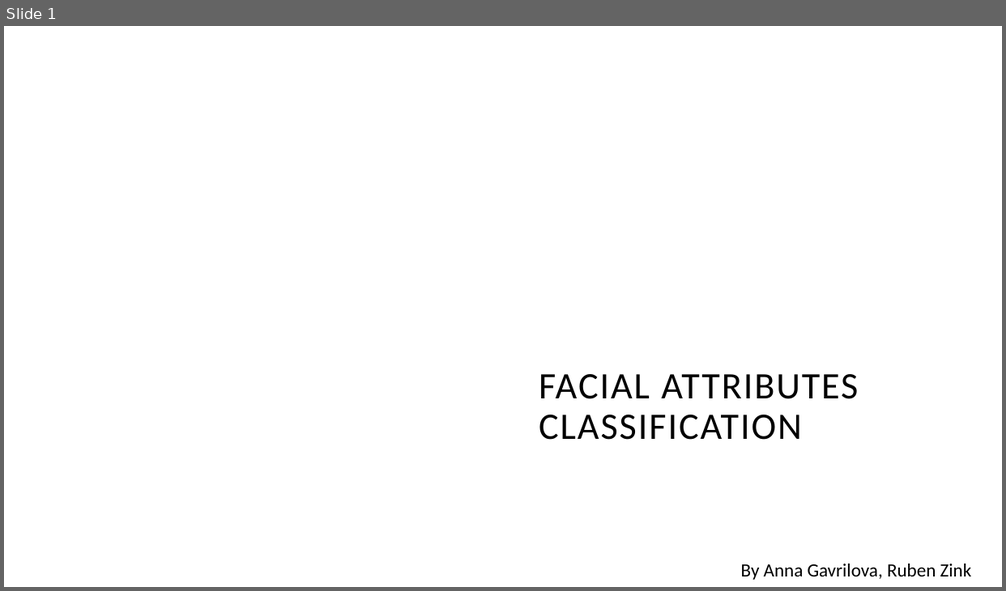
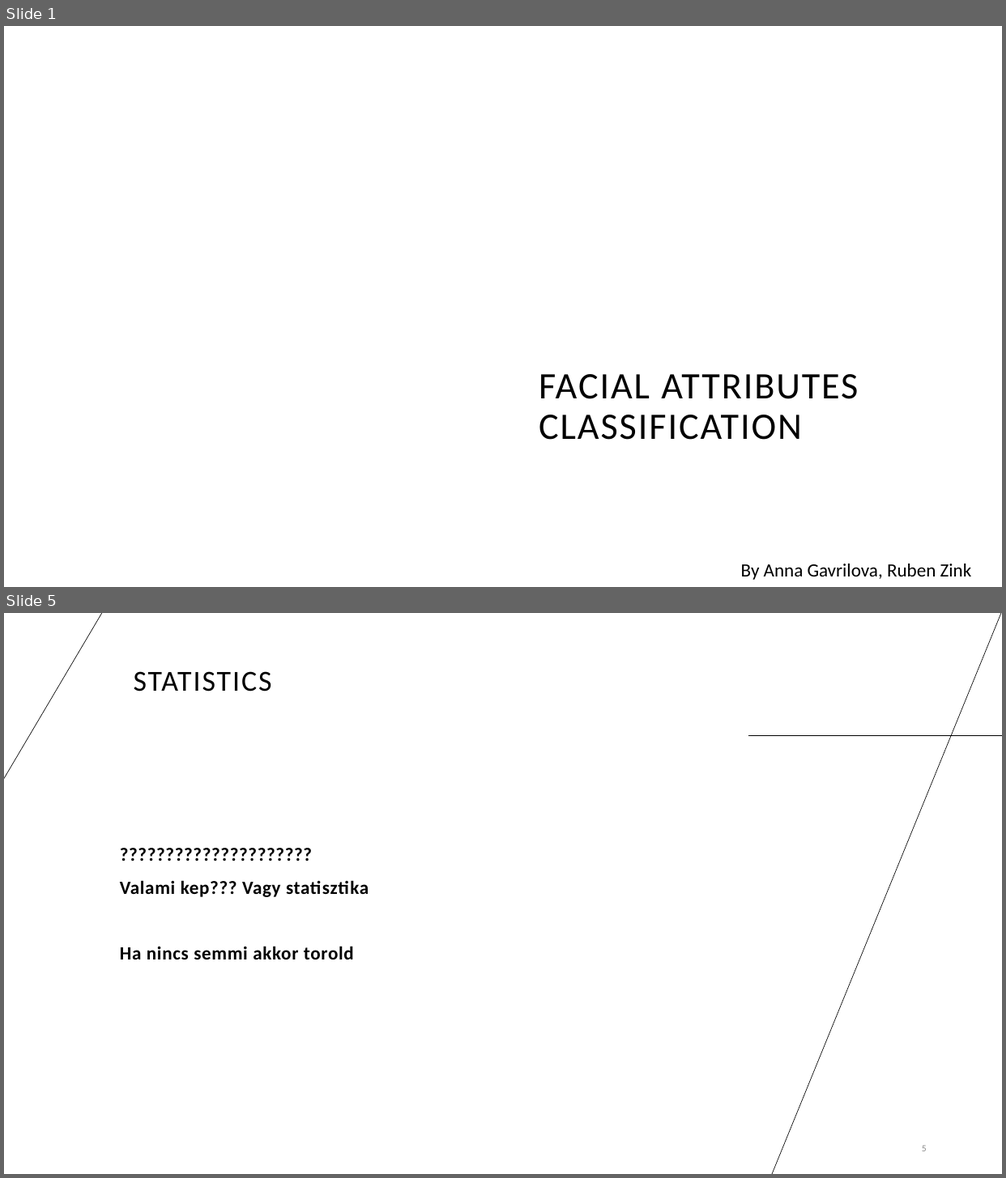
Before and after one commit to 176567/DeepLearningProject, a slide deck: FACIALATTRIBUTES-DL.pptx. Shown one above the other, each under a label of ours: slide 1 before the commit, slides 1 and 5 after it; the slides between them are not shown. The pictures are 1006x591 and 1006x1178 pixels, drawn with LibreOffice and Linux fonts; fonts in the diff are those of the drawing; background and template pictures are left out. Boxes give left, top, right and bottom in pixels: in the first picture for what was removed or moved away, otherwise in the second. Text is boxed around its words. In the diff, an @@ line names an element or a change of style, - is before the commit and + after.

```diff
--- a/FACIALATTRIBUTES-DL.pptx
+++ b/FACIALATTRIBUTES-DL.pptx
@@ slide 5 added at [4,613,1002,1174], background #FFFFFF @@
@@ line added from (4, 778) to (103, 613), #000000 0.5 pt @@
@@ line added from (1002, 613) to (772, 1174), #000000 0.5 pt @@
@@ title added at [134,671,272,692], 28 pt, text #000000 @@
+STATISTICS
@@ line added from (749, 736) to (1002, 736), #000000 0.5 pt @@
@@ text added at [120,880,368,960], 18 pt, text #000000, bold @@
+?????????????????????
+Valami kep??? Vagy statisztika
+Ha nincs semmi akkor torold
@@ page number added at [922,1145,927,1152], 9 pt, text #8C8C8C @@
+5
```
Also in this commit, not shown: 1 slide changed, 5 other slides added, 1 slide removed.
